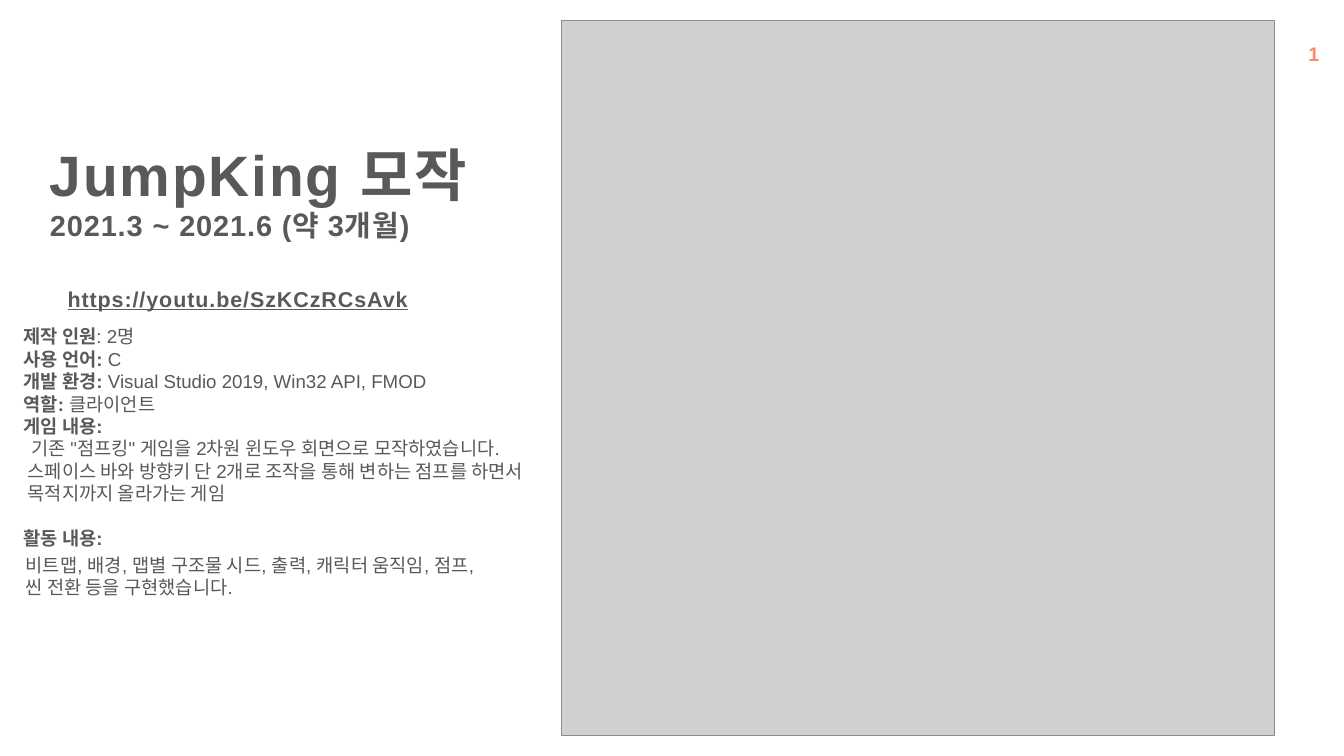
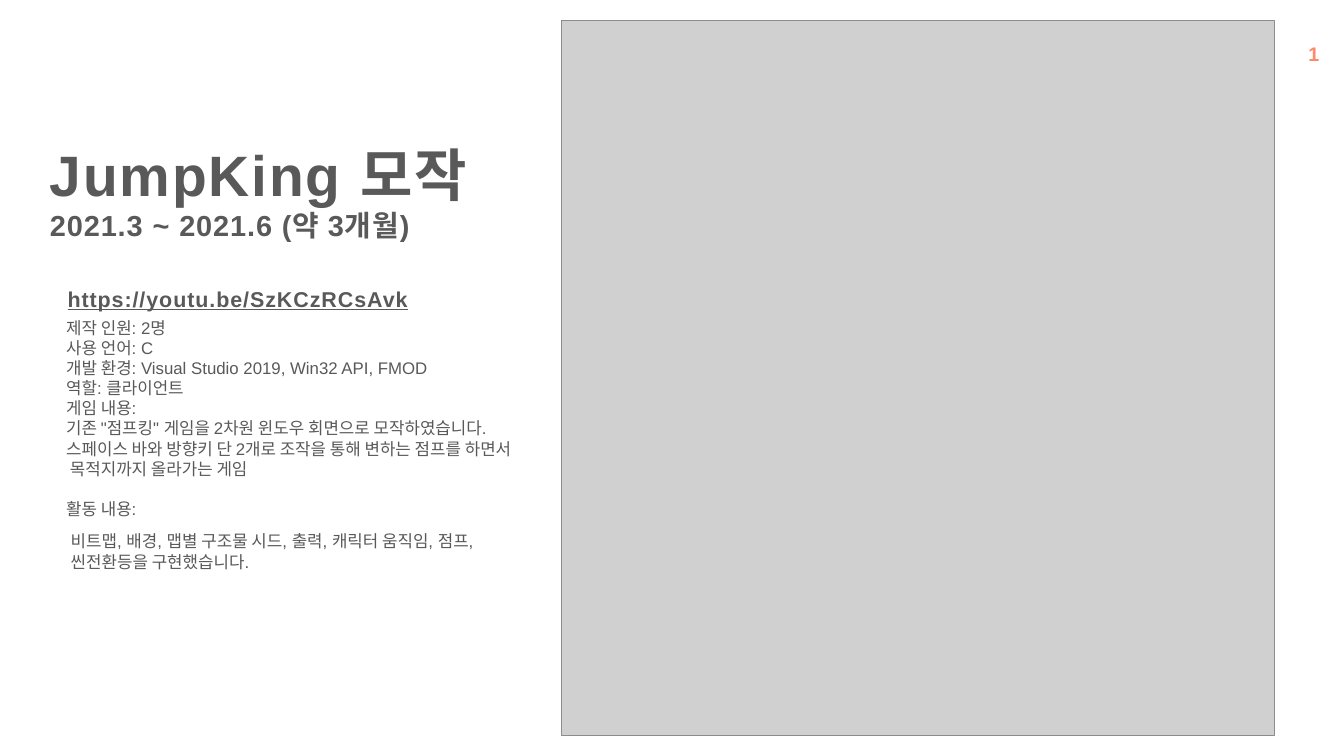
Before and after one commit to Leesiw/StarGiant, a slide deck: slide 5 of 포트폴리오/최유진 포트폴리오.pptx (slide 2 before the commit). Drawn at 1344x756 pixels with LibreOffice and Linux fonts; fonts in the diff are those of the drawing; grey boxes stand for pictures; background and template pictures are left out. Boxes give left, top, right and bottom in pixels: in the first picture for what was removed or moved away, otherwise in the second. Text is boxed around its words. In the diff, an @@ line names an element or a change of style, - is before the commit and + after.

```diff
--- a/포트폴리오/최유진 포트폴리오.pptx
+++ b/포트폴리오/최유진 포트폴리오.pptx
@@ text "제작 인원: 2명": place and size @@
-text "제작 인원: 2명" at box(23, 327, 523, 547)
+text "제작 인원: 2명" at box(66, 320, 511, 517)
@@ text "제작 인원: 2명" at box(66, 320, 511, 517): size 20 to 18 pt; bold off in "제작 인원:", "사용 언어:", "개발 환경:", "역할:" and 2 more places @@
@@ text "비트맵, 배경, 맵별 구조물 시드, ...": place and size @@
-text "비트맵, 배경, 맵별 구조물 시드, ..." at box(26, 556, 474, 596)
+text "비트맵, 배경, 맵별 구조물 시드, ..." at box(71, 533, 474, 570)
@@ text at box(71, 533, 474, 549): size 20 to 18 pt in "비트맵, 배경, 맵별 구조물 시드, 출력, 캐릭터 ..." @@
@@ text at box(71, 554, 249, 570): text changed; size 20 to 18 pt @@
-씬 전환 등을 구현했습니다.
+씬전환등을 구현했습니다.
```
Also in this commit, not shown: 3 other slides changed, 2 slides added, 2 slides removed.
